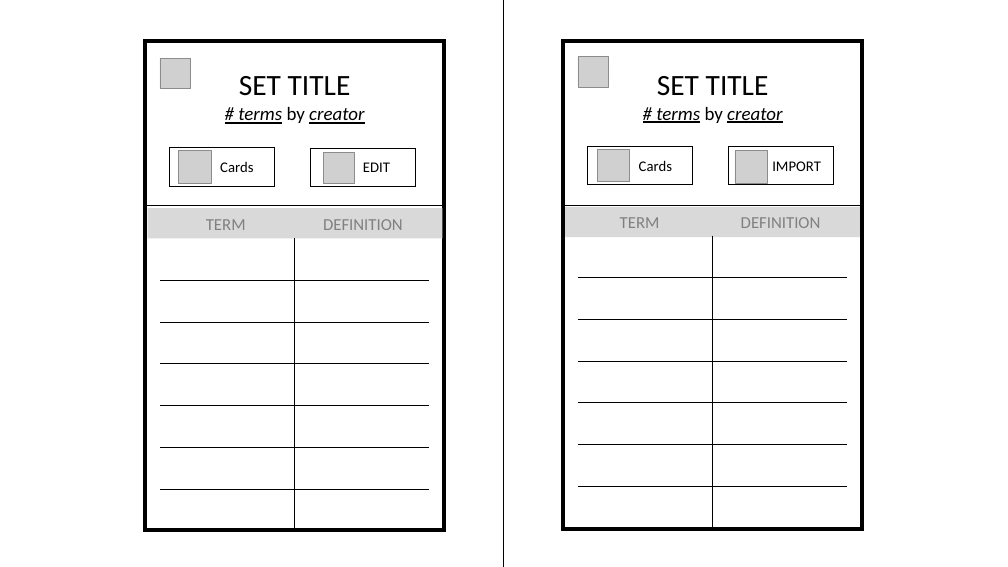
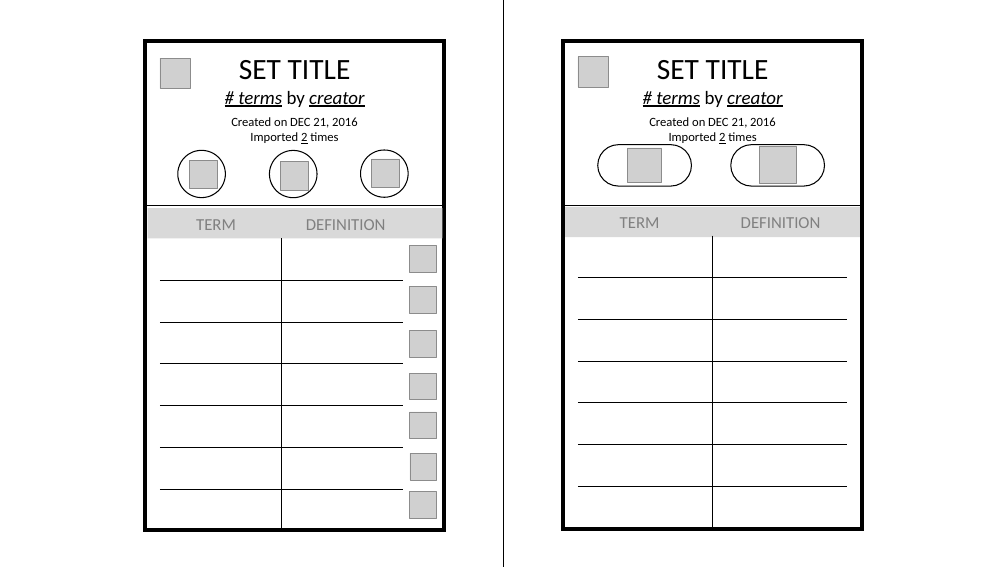
Before and after one commit to mhlee1215/IEDUFlashCard, a slide deck: slide 5 of Device Screen (Revised).pptx (slide 4 before the commit). Drawn at 1008x567 pixels with LibreOffice and Linux fonts; fonts in the diff are those of the drawing; grey boxes stand for pictures. Boxes give left, top, right and bottom in pixels: in the first picture for what was removed or moved away, otherwise in the second. Text is boxed around its words. In the diff, an @@ line names an element or a change of style, - is before the commit and + after.

```diff
--- a/Device Screen (Revised).pptx
+++ b/Device Screen (Revised).pptx
@@ text "SET TITLE": place and size @@
-text "SET TITLE" at (238, 76, 364, 124)
+text "SET TITLE" at (231, 60, 364, 144)
@@ text "SET TITLE": place and size @@
-text "SET TITLE" at (656, 76, 782, 123)
+text "SET TITLE" at (649, 60, 782, 145)
@@ text at (231, 117, 358, 144): paragraphs added @@
+Created on DEC 21, 2016
+Imported 2 times
@@ text at (649, 117, 776, 145): paragraphs added @@
+Created on DEC 21, 2016
+Imported 2 times
@@ rectangle removed at (169, 148, 274, 186) @@
-Cards
@@ rectangle removed at (310, 148, 415, 186) @@
-EDIT
@@ rectangle removed at (588, 147, 693, 185) @@
-Cards
@@ rounded rectangle added at (598, 144, 692, 186), outline #000000 1 pt @@
@@ picture: place and size @@
-picture at (597, 149, 630, 181)
+picture at (628, 148, 662, 182)
@@ rectangle removed at (729, 147, 834, 185) @@
-IMPORT
@@ rounded rectangle added at (731, 144, 825, 186), outline #000000 1 pt @@
@@ picture: place and size @@
-picture at (735, 150, 768, 183)
+picture at (759, 147, 796, 184)
@@ ellipse added at (178, 150, 225, 198), outline #000000 1 pt @@
@@ picture: place and size @@
-picture at (179, 150, 212, 183)
+picture at (189, 160, 217, 188)
@@ ellipse added at (269, 150, 317, 198), outline #000000 1 pt @@
@@ picture added at (281, 162, 309, 190) @@
@@ ellipse added at (361, 150, 408, 197), outline #000000 1 pt @@
@@ picture: place and size @@
-picture at (324, 153, 354, 183)
+picture at (372, 159, 400, 187)
@@ table: place and size @@
-table at (160, 238, 430, 531)
+table at (160, 238, 404, 531)
@@ text in rectangle at (196, 219, 386, 230): text changed @@
-TERM DEFINITION
+TERM DEFINITION .
@@ picture added at (410, 246, 436, 272) @@
@@ picture added at (410, 287, 436, 313) @@
@@ picture added at (410, 330, 436, 357) @@
@@ picture added at (410, 374, 436, 400) @@
@@ picture added at (410, 412, 436, 439) @@
@@ picture added at (410, 454, 436, 480) @@
@@ picture added at (410, 492, 436, 519) @@
```
Also in this commit, not shown: 3 other slides changed, 3 slides added.
